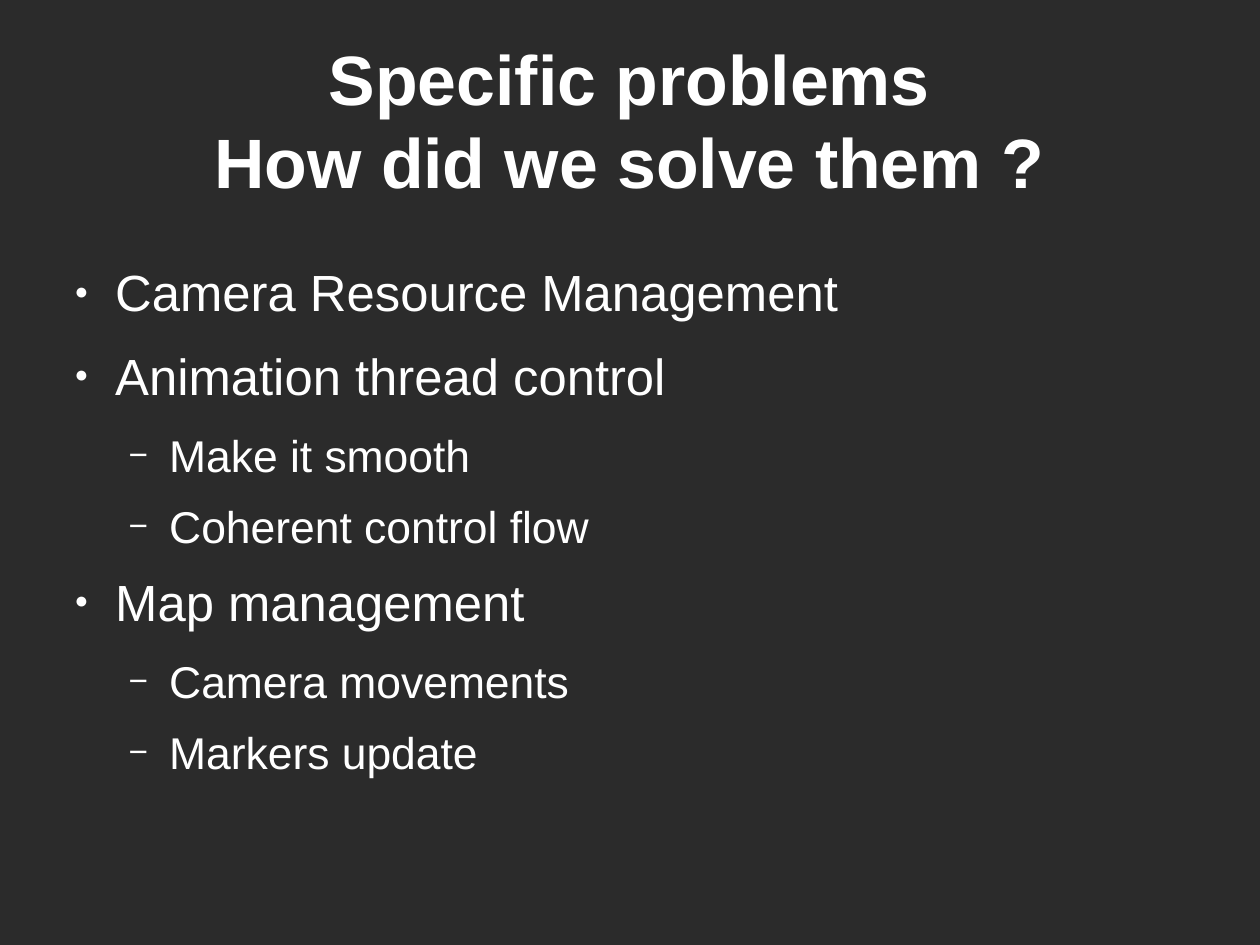
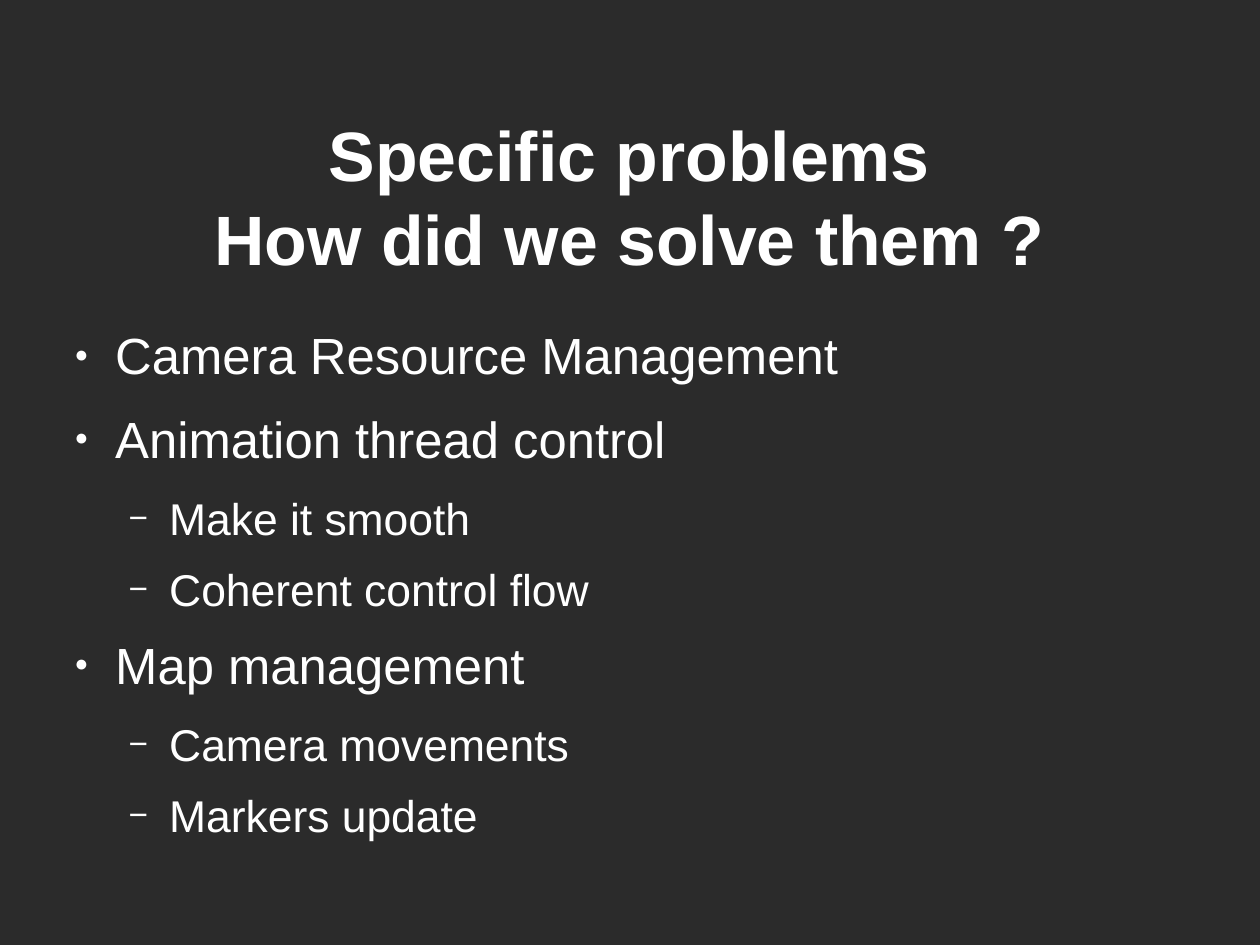
Before and after one commit to dducry/POI, a slide deck: slide 7 of presentationProjetSMS.odp. Drawn at 1260x945 pixels with LibreOffice and Linux fonts; fonts in the diff are those of the drawing; background and template pictures are left out; a plain dark background stands for a picture behind light text. Boxes give left, top, right and bottom in pixels: in the first picture for what was removed or moved away, otherwise in the second. Text is boxed around its words. In the diff, an @@ line names an element or a change of style, - is before the commit and + after.

```diff
--- a/presentationProjetSMS.odp
+++ b/presentationProjetSMS.odp
@@ title "Specific problems How did we ...": place and size @@
-title "Specific problems How did we ..." at [214,54,982,189]
+title "Specific problems How did we ..." at [214,130,982,266]
@@ text "Camera Resource Management": place and size @@
-text "Camera Resource Management" at [115,275,837,779]
+text "Camera Resource Management" at [115,338,837,842]
```
Also in this commit, not shown: 5 other slides changed, 2 slides added, 2 slides removed, 1 other file.
